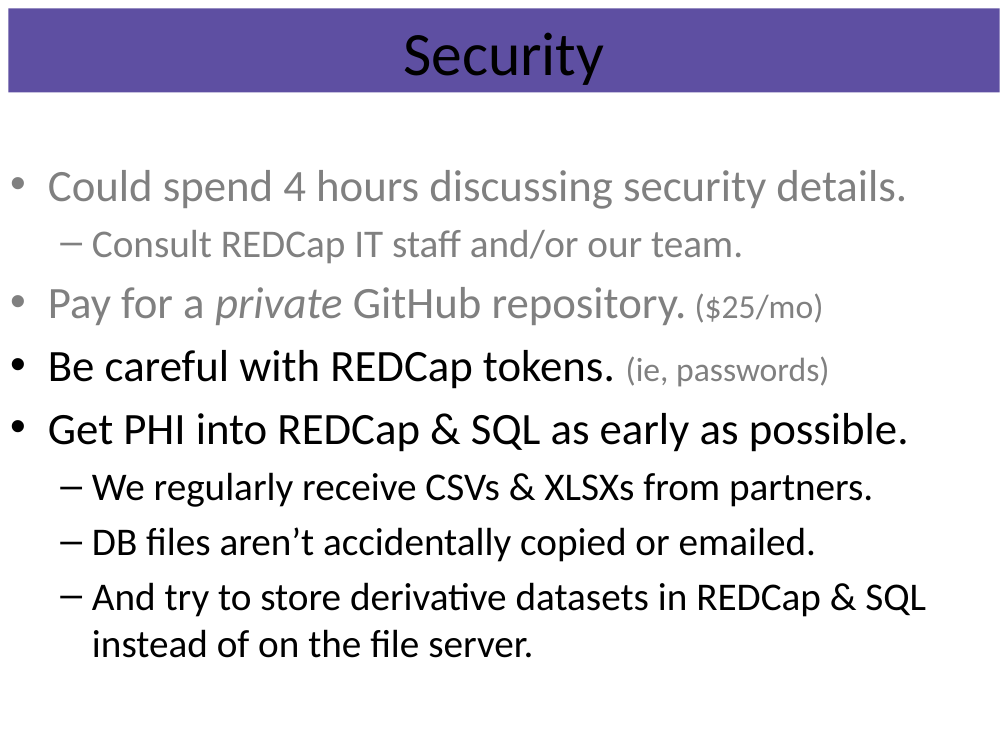
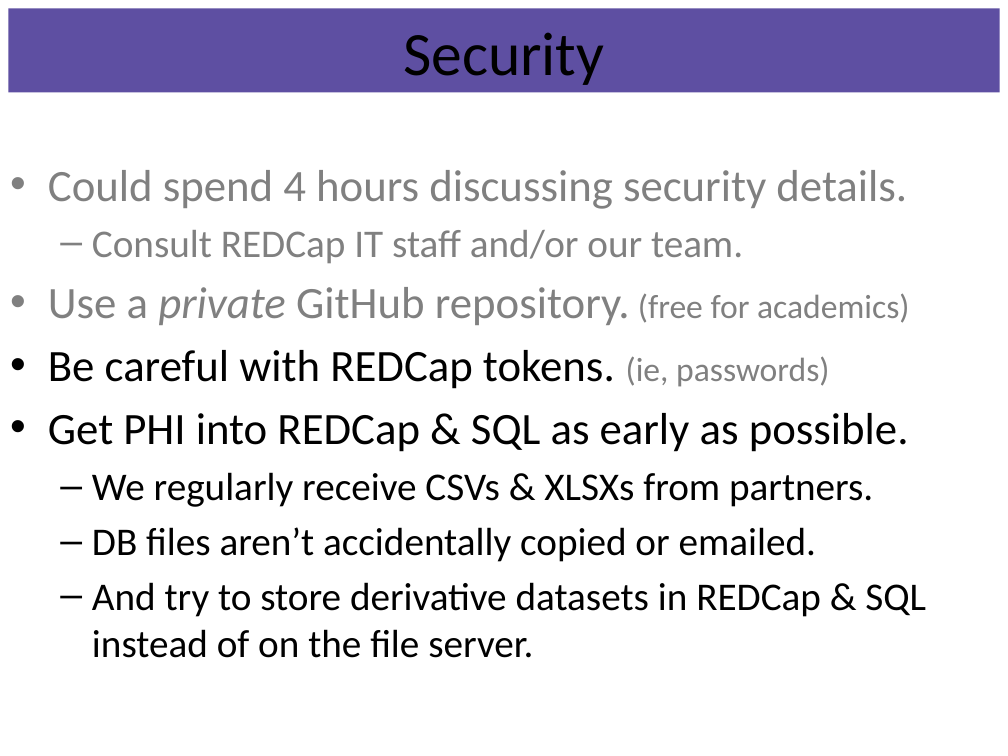
Before and after one commit to OuhscBbmc/StatisticalComputing, a slide deck: slide 14 of 2014_Presentations/09_September/LiterateProgrammingPatternsAndPracticesWithREDCap.pptx (slide 12 before the commit). Drawn at 1008x756 pixels with LibreOffice and Linux fonts; fonts in the diff are those of the drawing. Boxes give left, top, right and bottom in pixels: in the first picture for what was removed or moved away, otherwise in the second. Text is boxed around its words. In the diff, an @@ line names an element or a change of style, - is before the commit and + after.

```diff
--- a/2014_Presentations/09_September/LiterateProgrammingPatternsAndPracticesWithREDCap.pptx
+++ b/2014_Presentations/09_September/LiterateProgrammingPatternsAndPracticesWithREDCap.pptx
@@ text at [48,287,910,325]: text changed @@
-• Pay for a private GitHub repository. ($25/mo)
+• Use a private GitHub repository. (free for academics)
```
Also in this commit, not shown: 10 other slides changed, 7 slides added.
